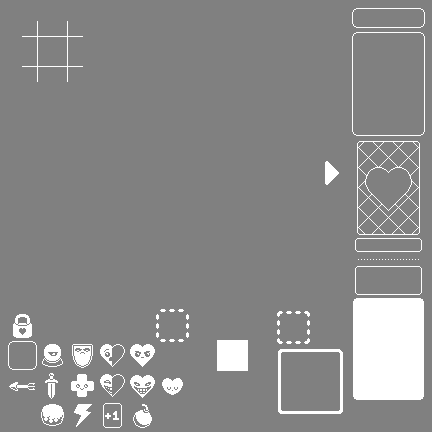
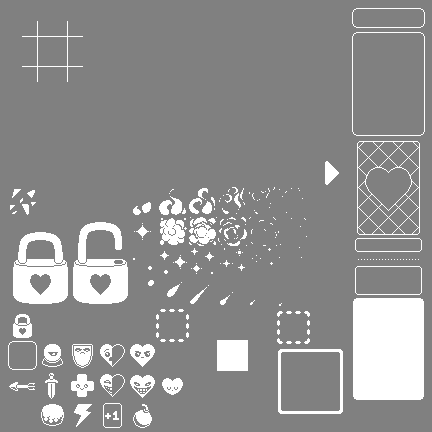
Before/after of a (432, 432) layered artwork. What changed in the layer stack:
added group "Groupe 7" with 6 layers above "Groupe 6" over 133, 187, 303, 215
added layer "Calque 37 copie 5" in group "Groupe 7" over 279, 188, 303, 213
added layer "Calque 37 copie 4" in group "Groupe 7" over 249, 187, 275, 214
added layer "Calque 37 copie 3" in group "Groupe 7" over 219, 187, 245, 214
added layer "Calque 37 copie 2" in group "Groupe 7" over 189, 188, 215, 214
added layer "Calque 37 copie" in group "Groupe 7" over 159, 189, 186, 215
added group "Groupe 6" with 6 layers above "Groupe 5 copie" over 134, 217, 307, 246
added layer "Calque 36 copie 5" in group "Groupe 6" over 278, 218, 307, 245
added layer "Calque 36 copie 4" in group "Groupe 6" over 249, 217, 277, 246
added layer "Calque 36 copie 3" in group "Groupe 6" over 218, 217, 247, 246
added layer "Calque 36 copie 2" in group "Groupe 6" over 189, 217, 217, 246
added layer "Calque 36 copie" in group "Groupe 6" over 160, 218, 187, 245
added layer "Calque 36" in group "Groupe 6" over 134, 223, 151, 240
added group "Groupe 5 copie" with 6 layers above "Groupe 5" over 133, 247, 302, 274
added layer "$ copie 9" in group "Groupe 5 copie" over 279, 247, 302, 258
added layer "$ copie 8" in group "Groupe 5 copie" over 252, 248, 273, 265
added layer "$ copie 7" in group "Groupe 5 copie" over 220, 248, 245, 271
added layer "$ copie 6" in group "Groupe 5 copie" over 191, 248, 214, 274
added layer "$ copie 5" in group "Groupe 5 copie" over 160, 251, 187, 274
added group "Groupe 5" with 6 layers above "Groupe 4 copie" over 10, 189, 282, 306
added layer "$ copie 10" in group "Groupe 5" over 10, 189, 282, 306
added layer "$ copie 2" in group "Groupe 5" over 190, 285, 209, 304
added layer "lock copie 2" above "lock copie" over 73, 222, 128, 304
added layer "lock copie" above "lock" over 13, 232, 68, 304
…and 6 more changes (6 added)
